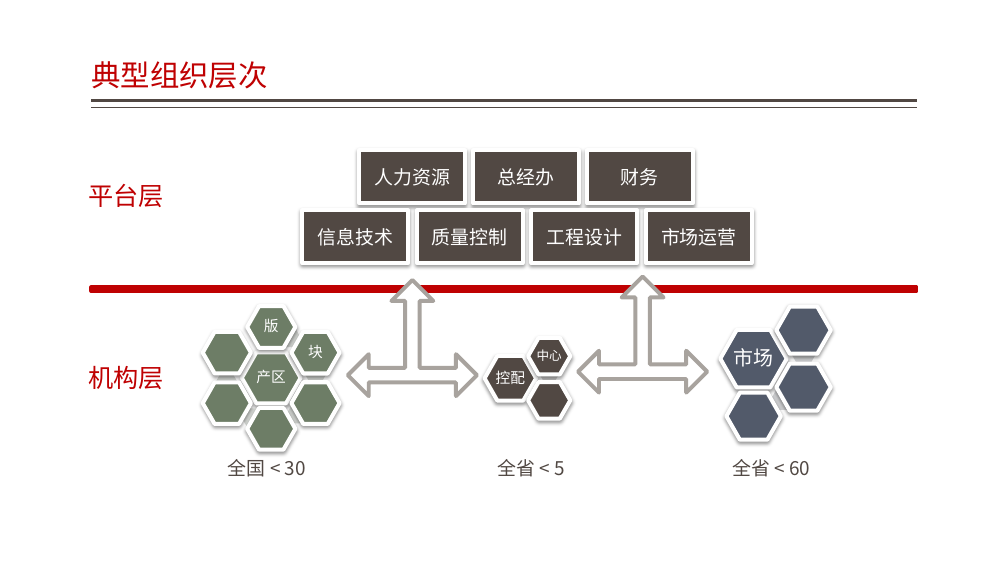
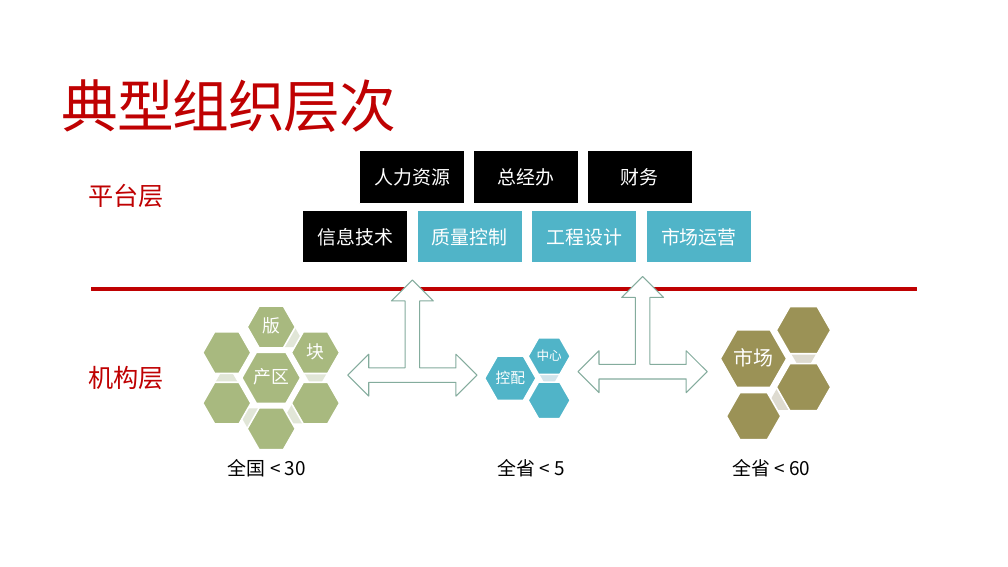
Before and after one commit to jzgi/chainsmart, a slide deck: slide 25 of Docs/中惠农通平台设计.pptx (slide 21 before the commit). Drawn at 1008x567 pixels with LibreOffice and Linux fonts; fonts in the diff are those of the drawing. Boxes give left, top, right and bottom in pixels: in the first picture for what was removed or moved away, otherwise in the second. Text is boxed around its words. In the diff, an @@ line names an element or a change of style, - is before the commit and + after.

```diff
--- a/Docs/中惠农通平台设计.pptx
+++ b/Docs/中惠农通平台设计.pptx
@@ title "典型组织层次": place and size @@
-title "典型组织层次" at <box>91,61,267,89</box>
+title "典型组织层次" at <box>62,79,396,132</box>
@@ title "典型组织层次" at <box>62,79,396,132</box>: size 28 to 54 pt, letter spacing 0 to -1.2 pt; line spacing 0.9 to 0.85; vertical alignment bottom to middle @@
@@ line removed from (917, 101) to (91, 101) @@
@@ line removed from (917, 108) to (91, 108) @@
@@ fill #514843 to #000000; outline #FFFFFF 3.82 pt to #FFFFFF 1.5 pt; shadow off in 4 elements at <box>473,150,579,203</box>, <box>359,150,465,203</box>, <box>588,150,693,203</box>, <box>302,210,408,263</box> @@
@@ rectangle at <box>91,287,917,291</box>: outline #BF0102 3.78 pt to #BF0102 1 pt @@
@@ left right up arrow at <box>348,280,477,396</box>: outline #A8A39E 3.78 pt to #84AC9D 1 pt @@
@@ left right up arrow at <box>578,277,708,393</box>: outline #A8A39E 3.78 pt to #84AC9D 1 pt @@
@@ fill #6D7D66 to #A8B97F; outline #FFFFFF 3.82 pt to #FFFFFF 1.5 pt; shadow off in 7 elements at <box>242,352,301,403</box>, <box>247,306,296,348</box>, <box>291,332,340,374</box>, <box>291,383,340,424</box>, <box>247,408,296,450</box>, <box>203,383,251,424</box>, <box>203,332,251,374</box> @@
@@ size 14 to 17 pt, font Lato to Calibri; more space between paragraphs in 3 elements at <box>253,368,289,384</box>, <box>262,317,280,333</box>, <box>307,343,325,359</box> @@
@@ font Lato to Calibri in 3 elements at <box>496,370,525,384</box>, <box>537,349,562,361</box>, <box>734,348,774,367</box> @@
@@ hexagon at <box>792,343,817,364</box>: fill #D1D2D4 to #DEDCD1 @@
@@ fill #D4D7D3 to #E1E6D8 in 5 elements at <box>279,328,301,347</box>, <box>305,364,327,383</box>, <box>287,405,309,423</box>, <box>242,408,264,427</box>, <box>216,373,237,392</box> @@
@@ fill #514843 to #50B4C8; outline #FFFFFF 3.82 pt to #FFFFFF 1.5 pt; shadow off in 6 elements at <box>532,210,637,263</box>, <box>647,210,752,263</box>, <box>417,210,523,263</box>, <box>485,356,536,401</box>, <box>528,338,570,374</box>, <box>528,382,570,418</box> @@
@@ hexagon at <box>540,366,560,383</box>: fill #D0CFCF to #D0E5EB @@
@@ hexagon at <box>771,389,796,411</box>: fill #D1D2D4 to #DEDCD1 @@
@@ fill #525A6A to #9B9256; outline #FFFFFF 3.82 pt to #FFFFFF 1.5 pt; shadow off in 4 elements at <box>721,330,787,387</box>, <box>777,307,831,354</box>, <box>777,364,831,411</box>, <box>727,392,781,439</box> @@
@@ text colour #514843 to #000000 in 3 elements at <box>228,459,306,477</box>, <box>498,459,565,477</box>, <box>732,459,810,477</box> @@
```
Also in this commit, not shown: 38 other slides changed, 5 slides added, 1 slide removed, 52 other files.
